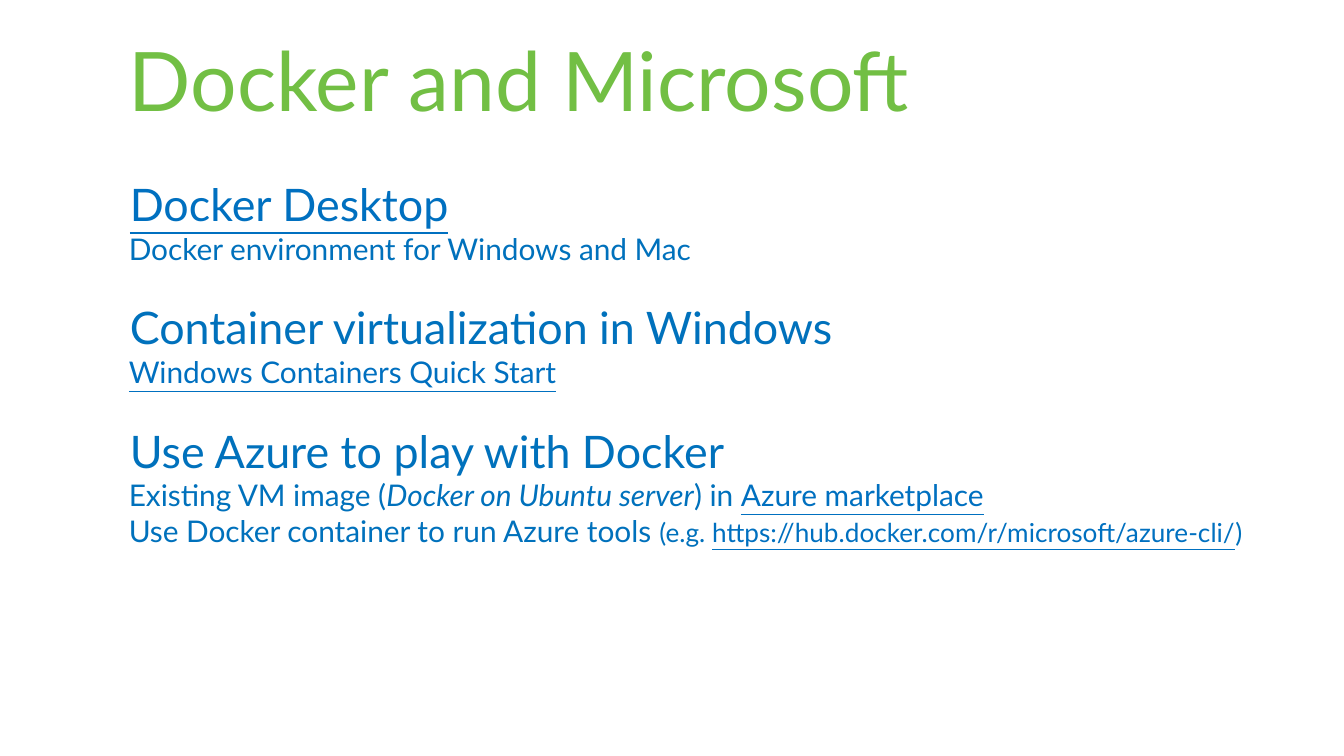
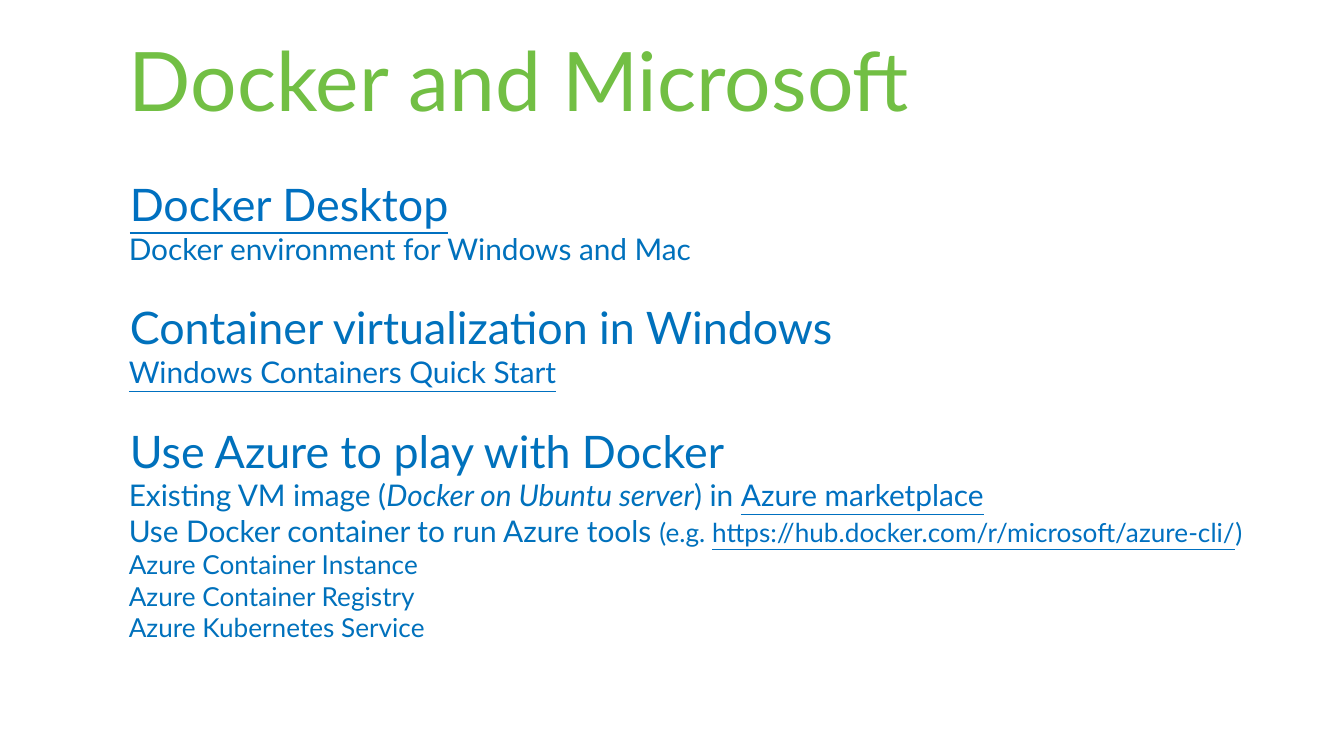
Before and after one commit to rstropek/DockerVS2015Intro, a slide deck: slide 12 of slides/Docker-Workshop.pptx. Drawn at 1344x756 pixels with LibreOffice and Linux fonts; fonts in the diff are those of the drawing. Boxes give left, top, right and bottom in pixels: in the first picture for what was removed or moved away, otherwise in the second. Text is boxed around its words. In the diff, an @@ line names an element or a change of style, - is before the commit and + after.

```diff
--- a/slides/Docker-Workshop.pptx
+++ b/slides/Docker-Workshop.pptx
@@ text at [129,555,424,638]: paragraphs added @@
+  Azure Container Instance
+  Azure Container Registry
+  Azure Kubernetes Service
```
Also in this commit, not shown: 3 other slides changed, 1 slide added, 1 slide removed, 1 other file.
